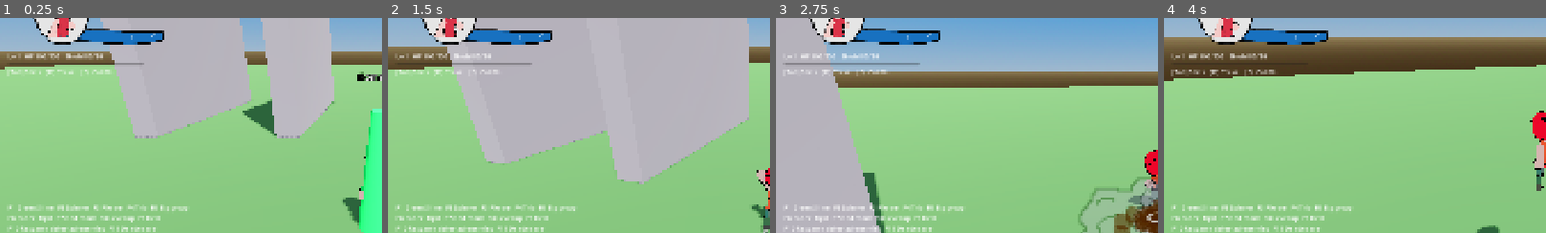
Above: before the commit, frames 1-4 (left to right).
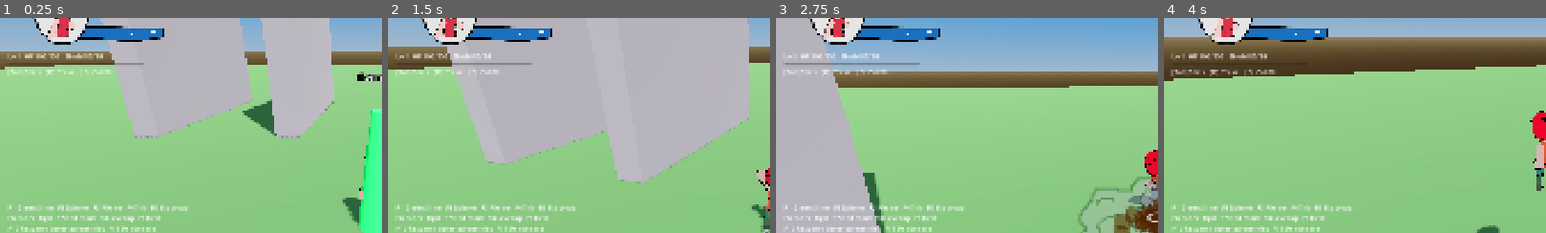
Above: after the commit, the same moments.

Repository: doggoanim/Krits
Game: Godot game, scene res://main.tscn
Two runs of this game, one before a commit and one after it. Both use one fixed random seed, a clock stepped at 60 frames per second and the inputs below.
Inputs (mouse positions are % of the whole screen's width and height, from its top left):
- Up to frame 1 (0.25 s): no input
- Up to frame 2 (1.5 s): tap Enter at 0.5 s; move the mouse to (55, 50) at 0.52 s; hold Ctrl (crouch_pound) 0.53-1.28 s; hold W (move_forward) from 0.53 s (still down); tap Space (jump) at 0.77 s; move the mouse to (45, 50) at 1.27 s; tap E (interact) at 1.35 s
- Up to frame 3 (2.75 s): keep holding W (move_forward); tap Space (jump) at 1.52 s; move the mouse to (52, 48) at 2.02 s; hold Shift (roll_dive) from 2.03 s (still down)
- Up to frame 4 (4 s): keep holding W (move_forward); move the mouse to (49, 52) at 2.77 s; release Shift (roll_dive) at 2.78 s; tap Ctrl (crouch_pound) at 2.85 s; tap Space (jump) at 3.02, 3.77 s; move the mouse to (57, 51) at 3.52 s; tap E (interact) at 3.6 s
The pictures show only the part of the screen within x 0-50%, y 16-66%; the shares and areas given below are measured in that part.

The runs differ from the first frame. In frame 1, 1.0% of the frame differs, in the area x 19-43%, y 3-13%; in frame 2, 1.0%; in frame 3, 1.0%; in frame 4, 1.0%.

Commit message:
Keep stamina where it was; only the HP bar moves
Reverts the previous commit's +8 shift to STAMINA_POS.y (186), which
wasn't wanted — only HP_POS.y should have changed.

Co-Authored-By: Claude Sonnet 5 <noreply@anthropic.com>
Claude-Session: https://claude.ai/code/session_01TYpdm1jACUqsWG6yyTxbgm

Diff:
--- a/ui/hud.gd
+++ b/ui/hud.gd
@@ -33,7 +33,7 @@
 
 const HP_POS := Vector2(146.0, 118.0)   ## overlaps the portrait's right half, like the reference
 const HP_SIZE := Vector2(340.0, 66.0)       ## matches health_fill.png's aspect (294x57)
-const STAMINA_POS := Vector2(146.0, 194.0)   ## back below the HP bar
+const STAMINA_POS := Vector2(146.0, 186.0)   ## back below the HP bar
 const STAMINA_SIZE := Vector2(280.0, 58.0)  ## matches stamina_fill.png's aspect (254x53)
 
 const TRACK_TINT := Color(0.3, 0.3, 0.32, 0.5)   ## dims the same art to stand in as its own empty track
